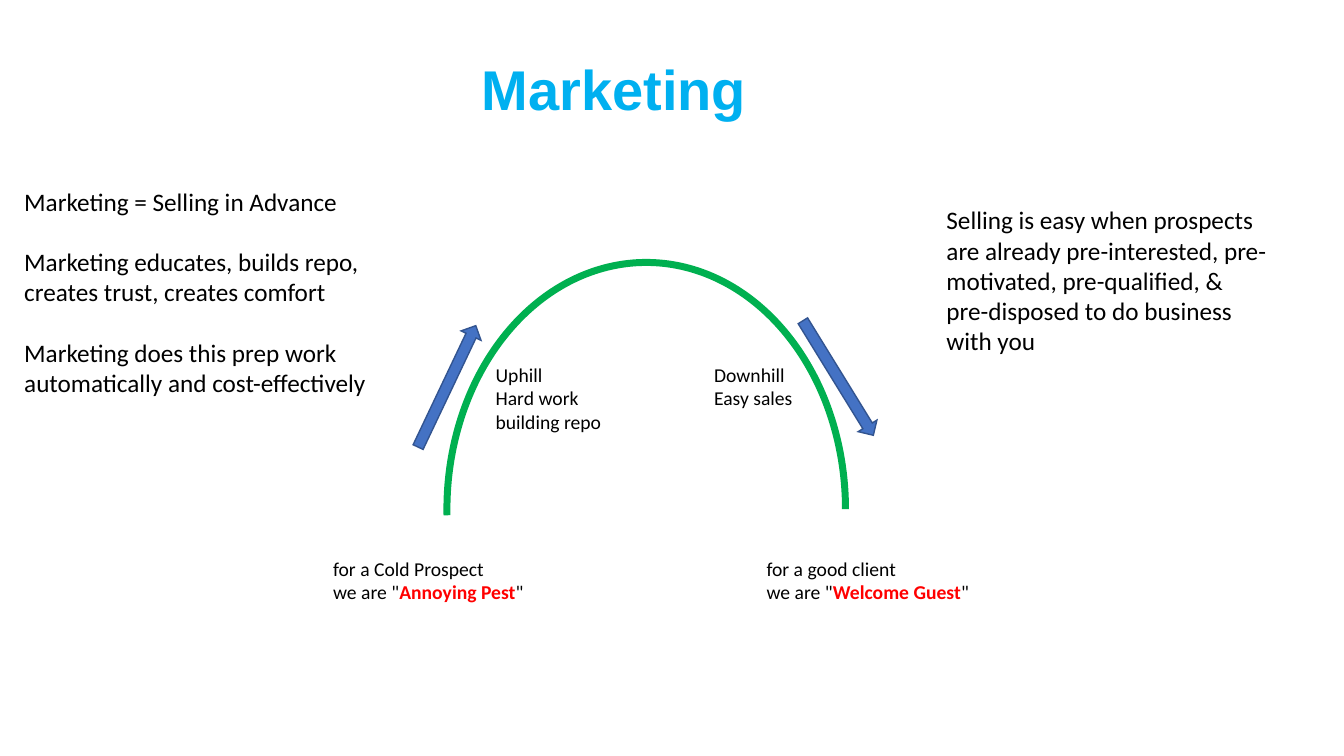
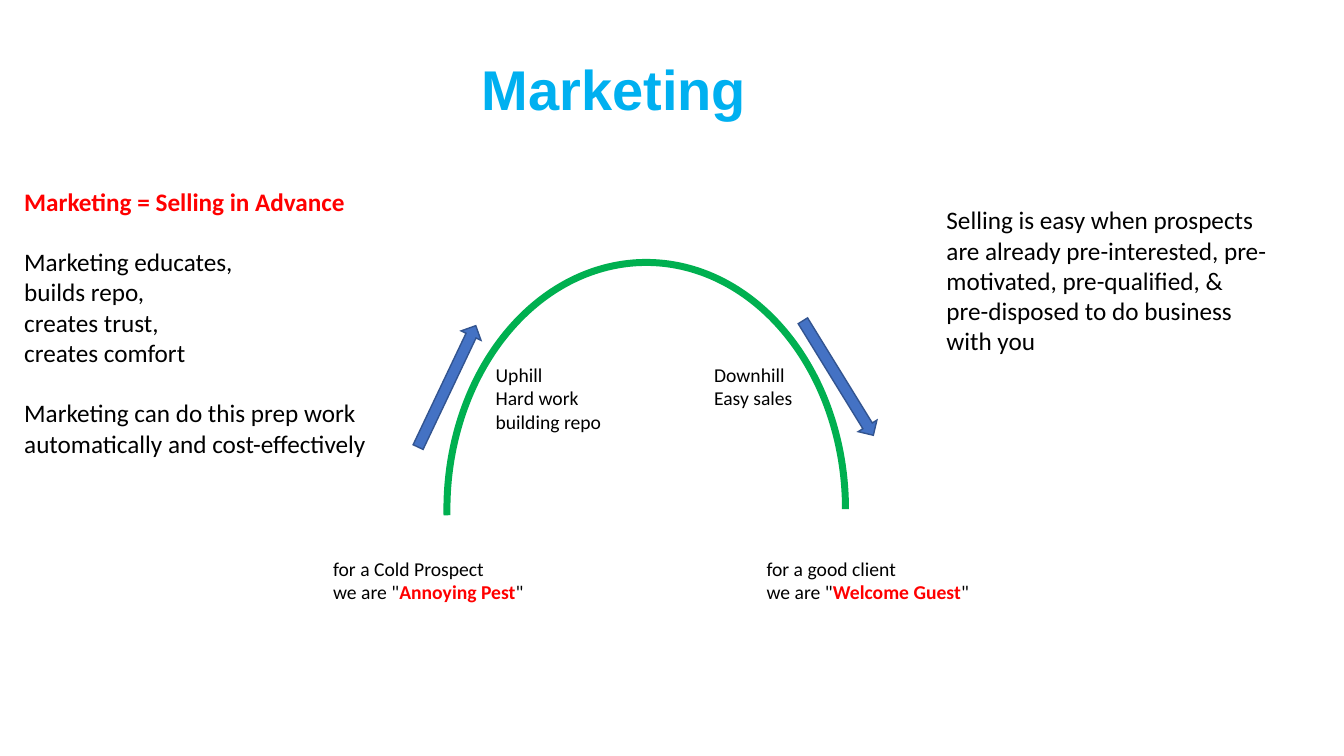
Before and after one commit to lselector/marketing, a slide deck: slide 1 of Marketing.pptx. Drawn at 1344x756 pixels with LibreOffice and Linux fonts; fonts in the diff are those of the drawing. Boxes give left, top, right and bottom in pixels: in the first picture for what was removed or moved away, otherwise in the second. Text is boxed around its words. In the diff, an @@ line names an element or a change of style, - is before the commit and + after.

Commit message:
update

```diff
--- a/Marketing.pptx
+++ b/Marketing.pptx
@@ text at bbox=[24, 193, 344, 216]: text colour #000000 to #FF0000, bold on in "Marketing = Selling in Advance" @@
@@ text at bbox=[24, 253, 365, 457]: text changed @@
-Marketing educates, builds repo, creates trust, creates comfort
-Marketing does this prep work automatically and cost-effectively
+Marketing educates,
+builds repo,
+creates trust,
+creates comfort
+Marketing can do this prep work automatically and cost-effectively
```
Also in this commit, not shown: 1 other slide changed, 1 slide added.
